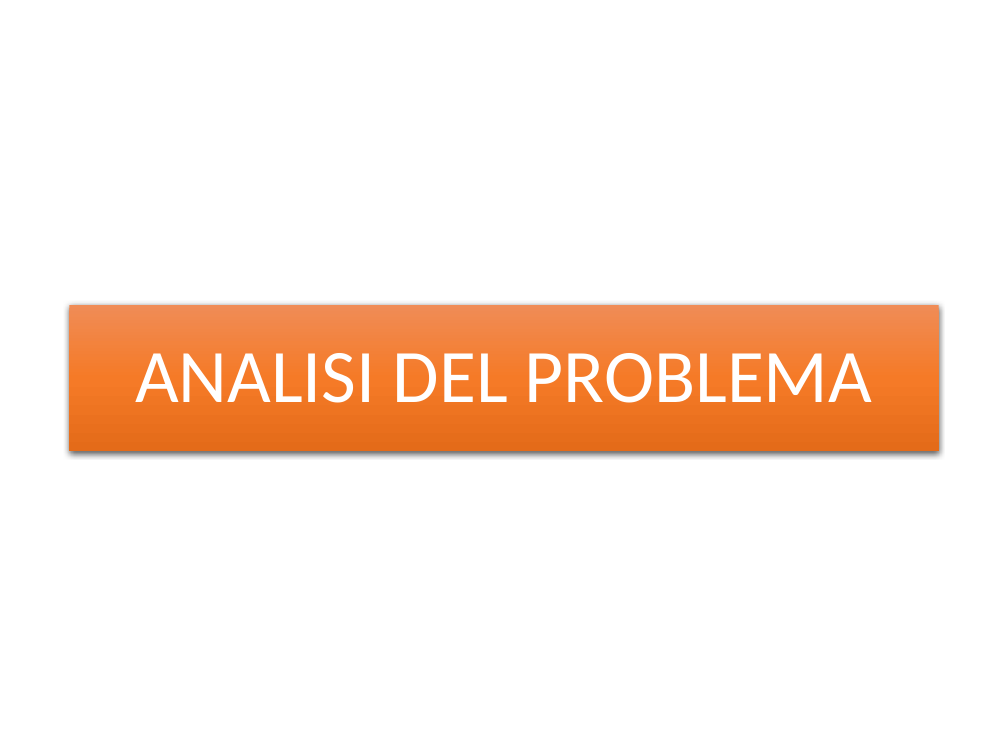
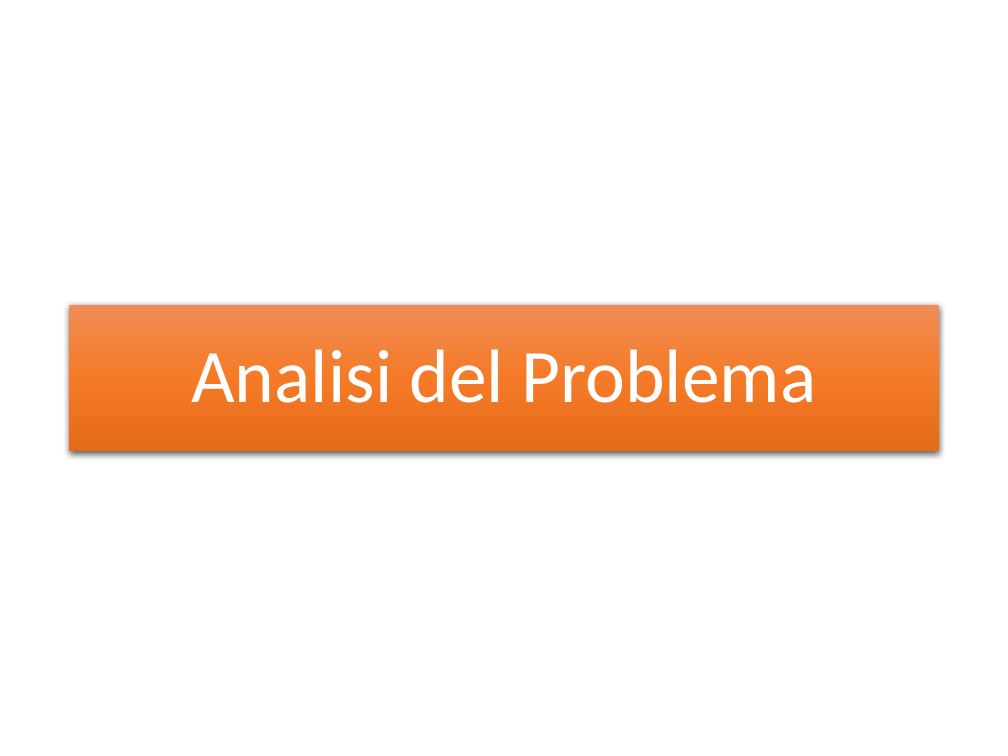
Before and after one commit to garjilius/ShareMyHouse, a slide deck: slide 2 of Documentazione/PresentazioneShareMyHouse.pptx. Drawn at 1008x756 pixels with LibreOffice and Linux fonts; fonts in the diff are those of the drawing. Boxes give left, top, right and bottom in pixels: in the first picture for what was removed or moved away, otherwise in the second. Text is boxed around its words. In the diff, an @@ line names an element or a change of style, - is before the commit and + after.

Commit message:
Parte di Analisi del Problema nella presentazione

```diff
--- a/Documentazione/PresentazioneShareMyHouse.pptx
+++ b/Documentazione/PresentazioneShareMyHouse.pptx
@@ title at <box>191,349,816,403</box>: text changed @@
-ANALISI DEL PROBLEMA
+Analisi del Problema
```
Also in this commit, not shown: 16 slides added, 2 other files.
